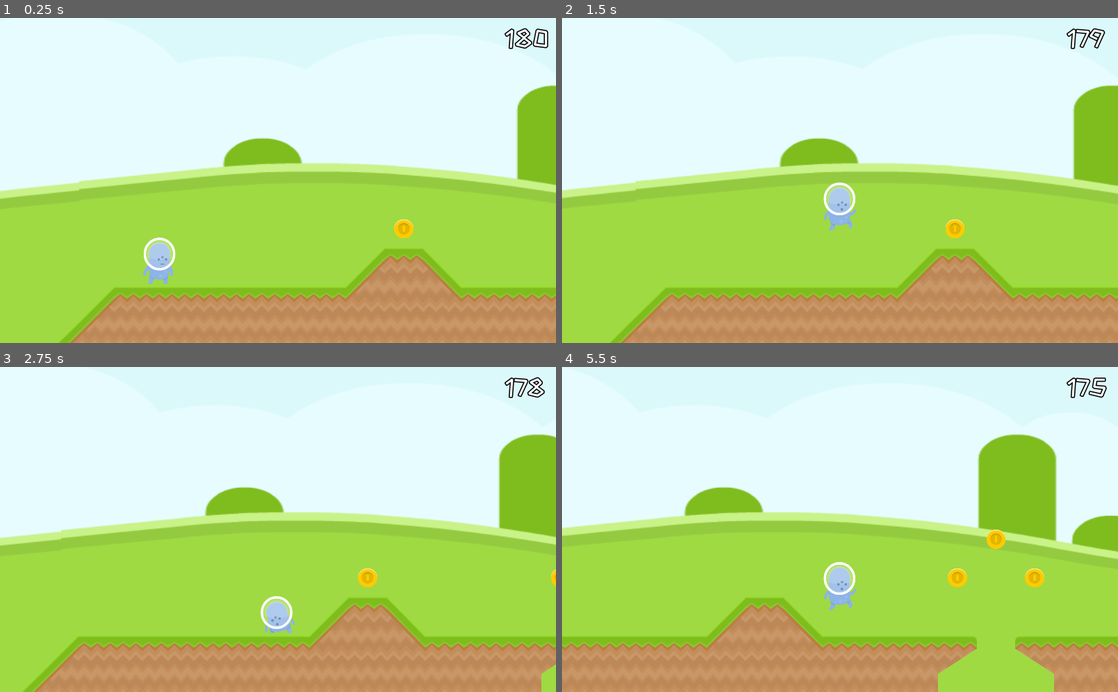
Above: before the commit, frames 1-4 (two rows, left to right).
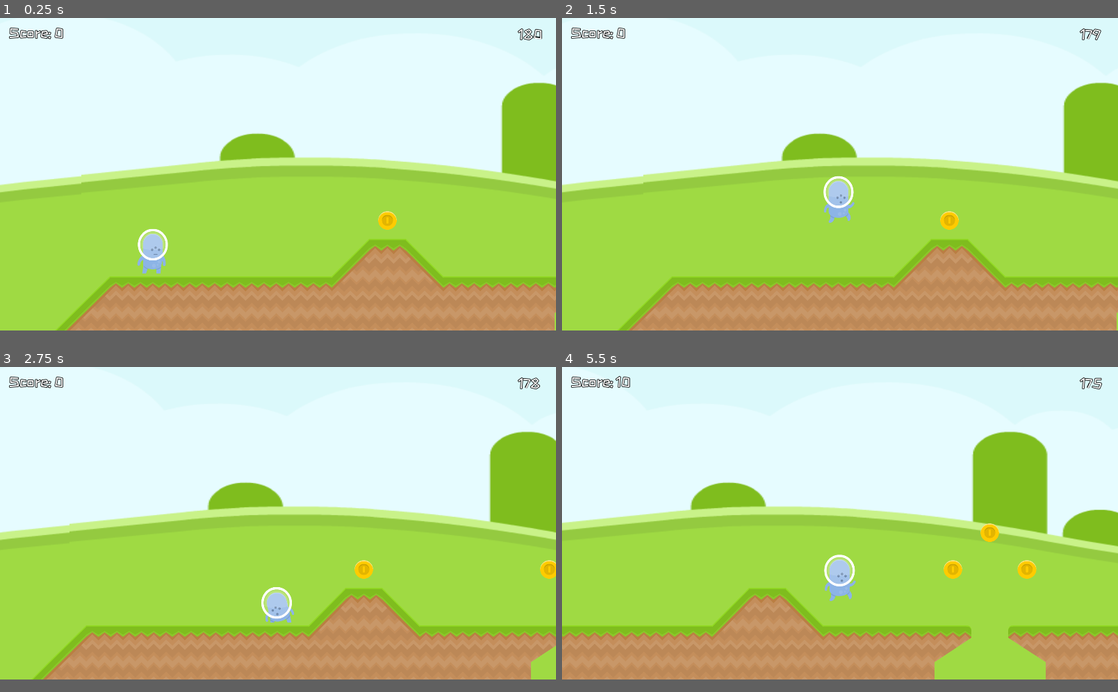
Above: after the commit, the same moments.

Repository: cpvanlue/midterm-cpvanlue
Game: Godot game, scene res://src/Level.tscn
Same seed, same stepped clock (60 frames per second), same inputs: the game is played once before the commit and once after it.
Inputs:
- Up to frame 1 (0.25 s): no input
- Up to frame 2 (1.5 s): hold S (crouch) 0.53-1.28 s; hold D (right) from 0.53 s (still down); tap Space (jump) at 0.77 s; tap Shift (sprint) at 1.35 s
- Up to frame 3 (2.75 s): tap Space (jump) at 1.52 s; release D (right) at 2.03 s; hold A (left) from 2.03 s (still down); hold S (crouch) from 2.03 s (still down)
- Up to frame 4 (5.5 s): release A (left) at 2.78 s; release S (crouch) at 2.78 s; hold D (right) 2.78-4.28 s; tap Shift (sprint) at 2.85, 4.35 s; tap Space (jump) at 3.02, 3.77, 4.52 s; hold S (crouch) 3.53-4.28 s; hold A (left) 4.28-5.03 s; hold D (right) from 5.03 s (still down); hold S (crouch) from 5.03 s (still down)
In our replay, the window is 800x468 before the commit and 800x450 after it. These sizes can differ from the game's own. Grey fills any space a smaller window leaves; there, only what the larger window draws over its background counts as a difference.

The runs differ from the first frame. In frame 1, 13% of the frame differs, in the area x 0-100%, y 2-100%; in frame 2, 12%; in frame 3, 12%; in frame 4, 14%.

Commit message:
Add HUD to display score and timer, enable high DPI for higher quality

Diff:
--- a/project.godot
+++ b/project.godot
@@ -16,6 +16,9 @@
 
 [display]
 
+window/size/width=1920
+window/size/height=1080
+window/dpi/allow_hidpi=true
 window/stretch/mode="2d"
 window/stretch/aspect="keep"
 
--- /dev/null
+++ b/src/HUD.tscn
@@ -0,0 +1,41 @@
+[gd_scene load_steps=4 format=2]
+
+[ext_resource path="res://assets/ZCOOLKuaiLe-Regular.ttf" type="DynamicFontData" id=1]
+
+[sub_resource type="DynamicFont" id=1]
+size = 50
+outline_size = 2
+outline_color = Color( 0, 0, 0, 1 )
+use_mipmaps = true
+font_data = ExtResource( 1 )
+
+[sub_resource type="DynamicFont" id=2]
+size = 50
+outline_size = 2
+outline_color = Color( 0, 0, 0, 1 )
+use_mipmaps = true
+font_data = ExtResource( 1 )
+
+[node name="HUD" type="CanvasLayer"]
+
+[node name="ScoreLabel" type="Label" parent="."]
+margin_left = 31.0772
+margin_top = 27.1846
+margin_right = 163.077
+margin_bottom = 68.1846
+custom_fonts/font = SubResource( 1 )
+text = "Score: "
+__meta__ = {
+"_edit_use_anchors_": false
+}
+
+[node name="TimerLabel" type="Label" parent="."]
+margin_left = 1789.92
+margin_top = 30.0
+margin_right = 1875.92
+margin_bottom = 80.0
+custom_fonts/font = SubResource( 2 )
+text = "180"
+__meta__ = {
+"_edit_use_anchors_": false
+}
--- a/src/Level.gd
+++ b/src/Level.gd
@@ -12,7 +12,8 @@
 	game_Timer()
 
 func _process(_delta) -> void:
-	$CanvasLayer/TimerLabel.text = str(timer.get_time_left()).pad_decimals(0)
+	$HUD/ScoreLabel.text = "Score: " + str(score)
+	$HUD/TimerLabel.text = str(int(timer.get_time_left()))
 
 
 func replaceCoins(positionArray: Array) -> void:
--- a/src/Level.tscn
+++ b/src/Level.tscn
@@ -1,11 +1,11 @@
-[gd_scene load_steps=30 format=2]
+[gd_scene load_steps=29 format=2]
 
 [ext_resource path="res://assets/spritesheet_ground.png" type="Texture" id=1]
 [ext_resource path="res://src/Player.tscn" type="PackedScene" id=2]
 [ext_resource path="res://assets/spritesheet_items.png" type="Texture" id=3]
 [ext_resource path="res://src/Level.gd" type="Script" id=4]
 [ext_resource path="res://assets/colored_grass.png" type="Texture" id=5]
-[ext_resource path="res://assets/ZCOOLKuaiLe-Regular.ttf" type="DynamicFontData" id=6]
+[ext_resource path="res://src/HUD.tscn" type="PackedScene" id=6]
 
 [sub_resource type="ConvexPolygonShape2D" id=1]
 points = PoolVector2Array( 0, 0, 128, 0, 128, 128, 0, 128 )
@@ -534,12 +534,6 @@
 [sub_resource type="RectangleShape2D" id=22]
 extents = Vector2( 7659.21, 150.29 )
 
-[sub_resource type="DynamicFont" id=23]
-size = 45
-outline_size = 2
-outline_color = Color( 0, 0, 0, 1 )
-font_data = ExtResource( 6 )
-
 [node name="Level" type="Node2D"]
 script = ExtResource( 4 )
 
@@ -561,7 +555,6 @@
 
 [node name="Camera2D" type="Camera2D" parent="Player"]
 current = true
-zoom = Vector2( 1.8, 1.8 )
 limit_left = -250
 limit_right = 11500
 limit_bottom = 700
@@ -578,16 +571,6 @@
 scale = Vector2( 4.5, 3 )
 texture = ExtResource( 5 )
 
-[node name="CanvasLayer" type="CanvasLayer" parent="."]
-
-[node name="TimerLabel" type="Label" parent="CanvasLayer"]
-margin_left = 932.338
-margin_top = 14.2705
-margin_right = 1036.34
-margin_bottom = 60.2705
-custom_fonts/font = SubResource( 23 )
-__meta__ = {
-"_edit_use_anchors_": false
-}
+[node name="HUD" parent="." instance=ExtResource( 6 )]
 
 [connection signal="body_entered" from="KillZone" to="." method="_on_KillZone_body_entered"]
